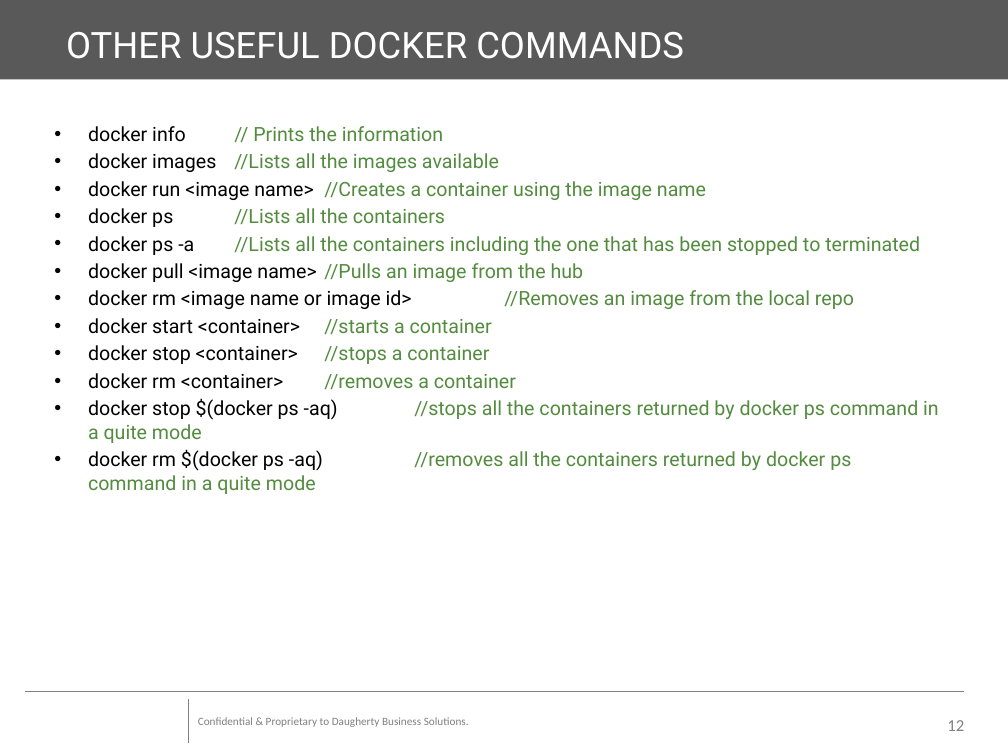
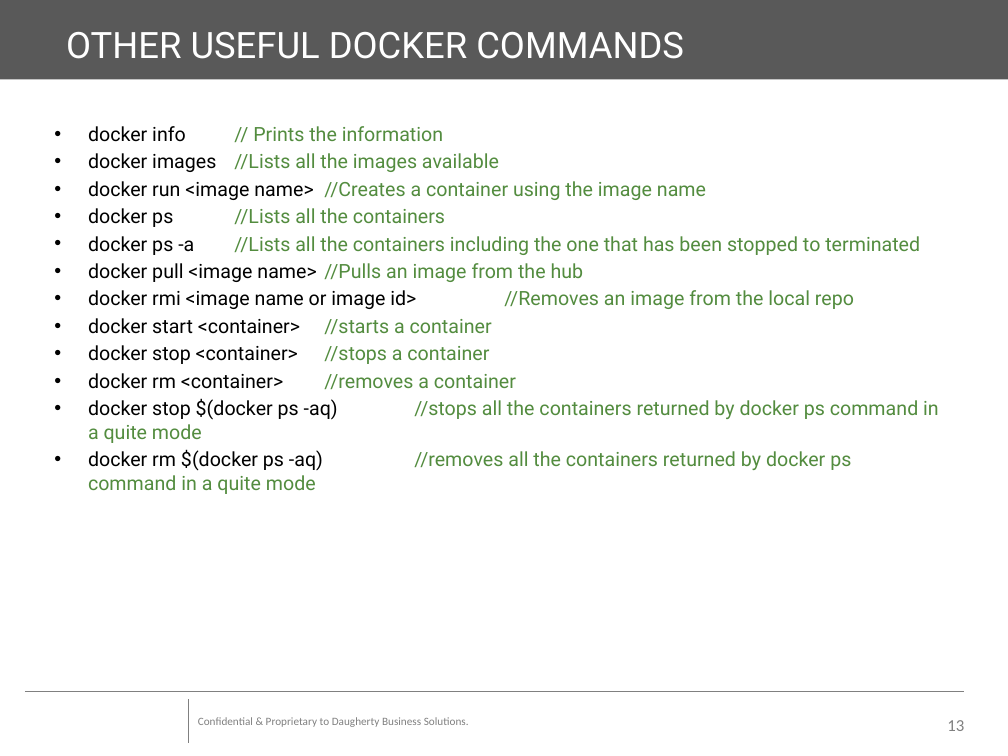
Before and after one commit to vedulasharma/CloudBootcamp, a slide deck: slide 13 of Docker/Docker.pptx (slide 12 before the commit). Drawn at 1008x756 pixels with LibreOffice and Linux fonts; fonts in the diff are those of the drawing; background and template pictures are left out. Boxes give left, top, right and bottom in pixels: in the first picture for what was removed or moved away, otherwise in the second. Text is boxed around its words. In the diff, an @@ line names an element or a change of style, - is before the commit and + after.

Commit message:
Updated Docker deck

```diff
--- a/Docker/Docker.pptx
+++ b/Docker/Docker.pptx
@@ text at (x1=88, y1=290, x2=854, y2=309): text changed @@
-• docker rm <image name or image id> //Removes an image from the local repo
+• docker rmi <image name or image id> //Removes an image from the local repo
@@ page number at (x1=947, y1=720, x2=964, y2=731): text changed @@
-12
+13
```
Also in this commit, not shown: 3 other slides changed, 1 slide added.
